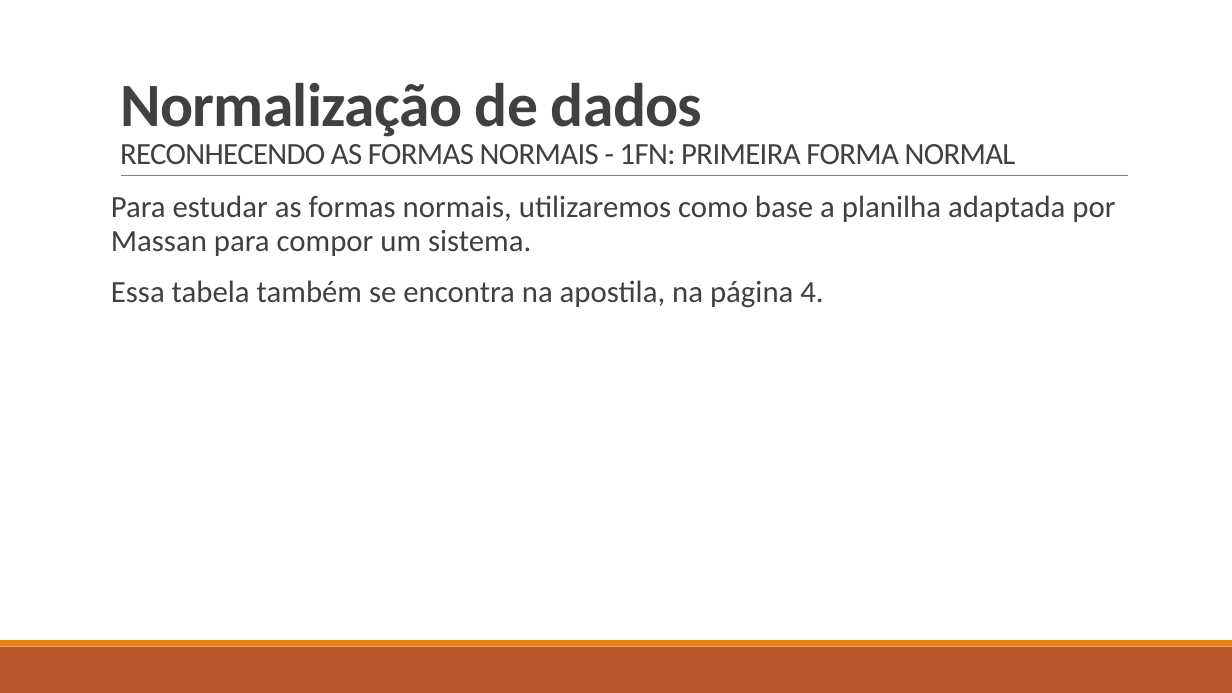
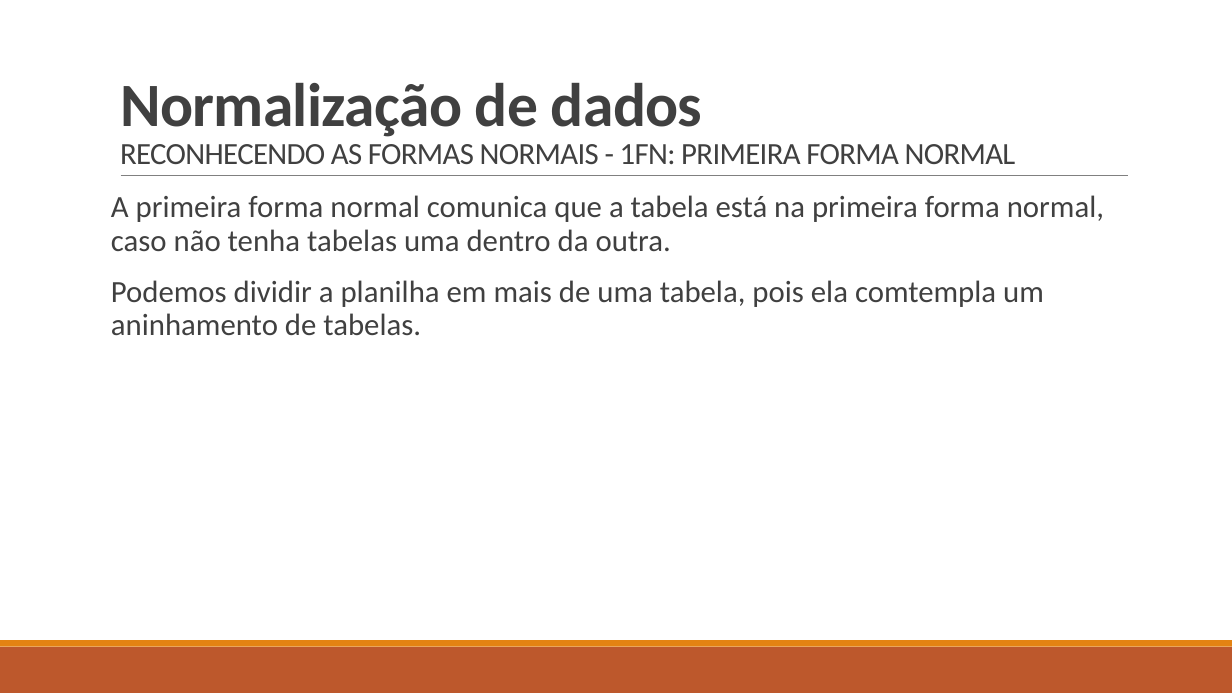
Before and after one commit to LucasHerculanoAmaro/Minhas-Aulas, a slide deck: slide 12 of Euripedes Simões de Paula/Banco de Dados/Aula 6/Normalização de dados.pptx (slide 13 before the commit). Drawn at 1232x693 pixels with LibreOffice and Linux fonts; fonts in the diff are those of the drawing. Boxes give left, top, right and bottom in pixels: in the first picture for what was removed or moved away, otherwise in the second. Text is boxed around its words. In the diff, an @@ line names an element or a change of style, - is before the commit and + after.

Commit message:
Adicionando aula 6 de Banco de Dados

```diff
--- a/Euripedes Simões de Paula/Banco de Dados/Aula 6/Normalização de dados.pptx
+++ b/Euripedes Simões de Paula/Banco de Dados/Aula 6/Normalização de dados.pptx
@@ text at box(111, 195, 1104, 335): text changed @@
-Para estudar as formas normais, utilizaremos como base a planilha adaptada por Massan para compor um sistema.
-Essa tabela também se encontra na apostila, na página 4.
+A primeira forma normal comunica que a tabela está na primeira forma normal, caso não tenha tabelas uma dentro da outra.
+Podemos dividir a planilha em mais de uma tabela, pois ela comtempla um aninhamento de tabelas.
```
Also in this commit, not shown: 8 slides added, 1 slide removed, 9 other files.
